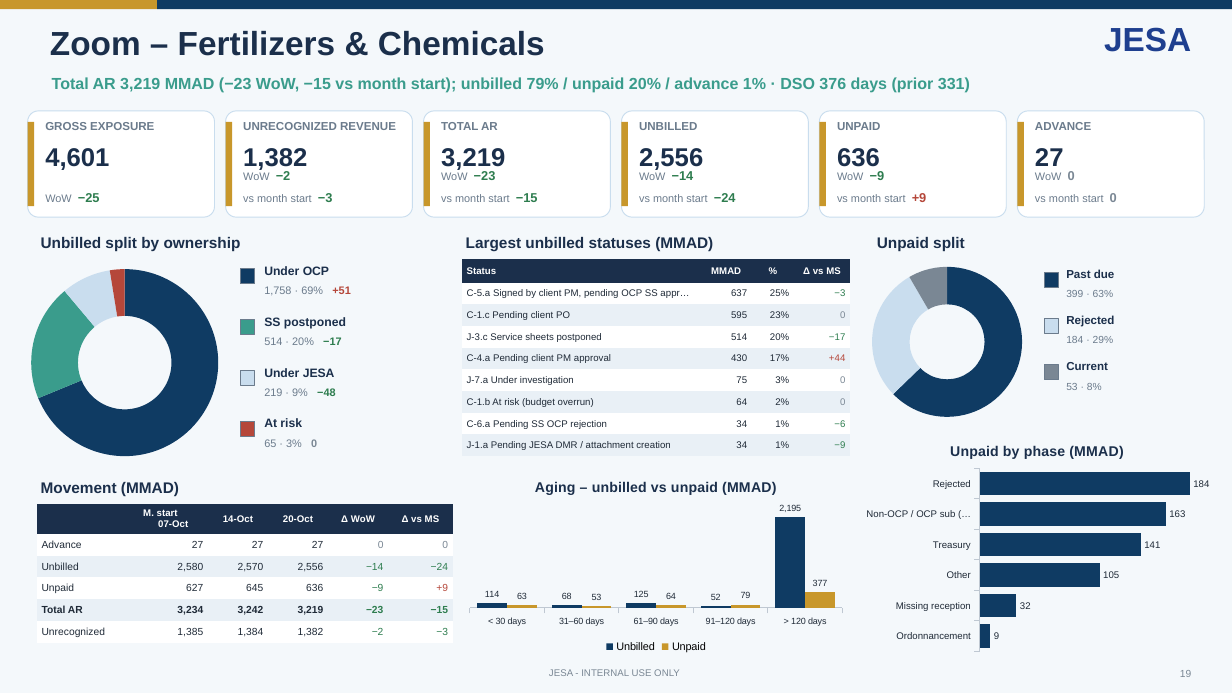
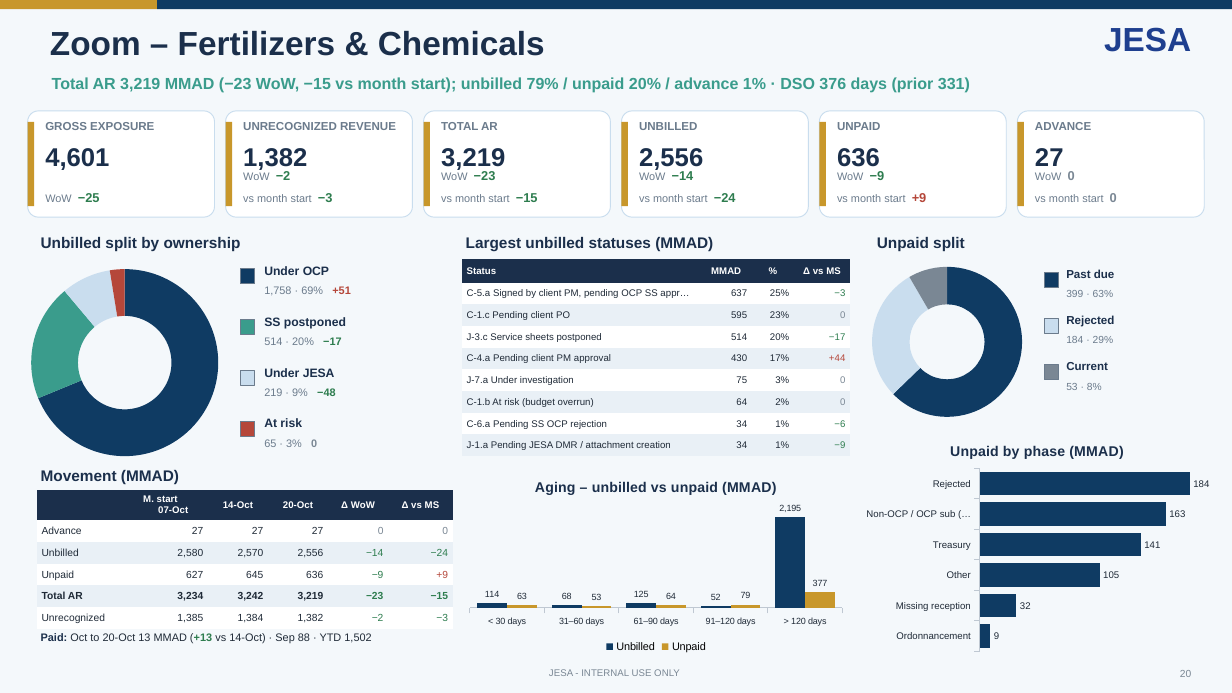
Before and after one commit to cherkaouihassan-art/Skills-Repo, a slide deck: slide 20 of weekly-ar-cash-deck/output/JESA_AR_Cash_Position_2026-10-21.pptx (slide 19 before the commit). Drawn at 1232x693 pixels with LibreOffice and Linux fonts; fonts in the diff are those of the drawing. Boxes give left, top, right and bottom in pixels: in the first picture for what was removed or moved away, otherwise in the second. Text is boxed around its words. In the diff, an @@ line names an element or a change of style, - is before the commit and + after.

```diff
--- a/weekly-ar-cash-deck/output/JESA_AR_Cash_Position_2026-10-21.pptx
+++ b/weekly-ar-cash-deck/output/JESA_AR_Cash_Position_2026-10-21.pptx
@@ text "Movement (MMAD)": place and size @@
-text "Movement (MMAD)" at bbox=[41, 482, 179, 496]
+text "Movement (MMAD)" at bbox=[41, 470, 179, 484]
@@ table: place and size @@
-table at bbox=[37, 504, 453, 641]
+table at bbox=[37, 490, 453, 627]
@@ text added at bbox=[41, 633, 371, 643], 8.5 pt, text #1F2A37 @@
+Paid: Oct to 20-Oct 13 MMAD (+13 vs 14-Oct) · Sep 88 · YTD 1,502
```
Also in this commit, not shown: 29 other slides changed, 1 slide added, 6 other files.
